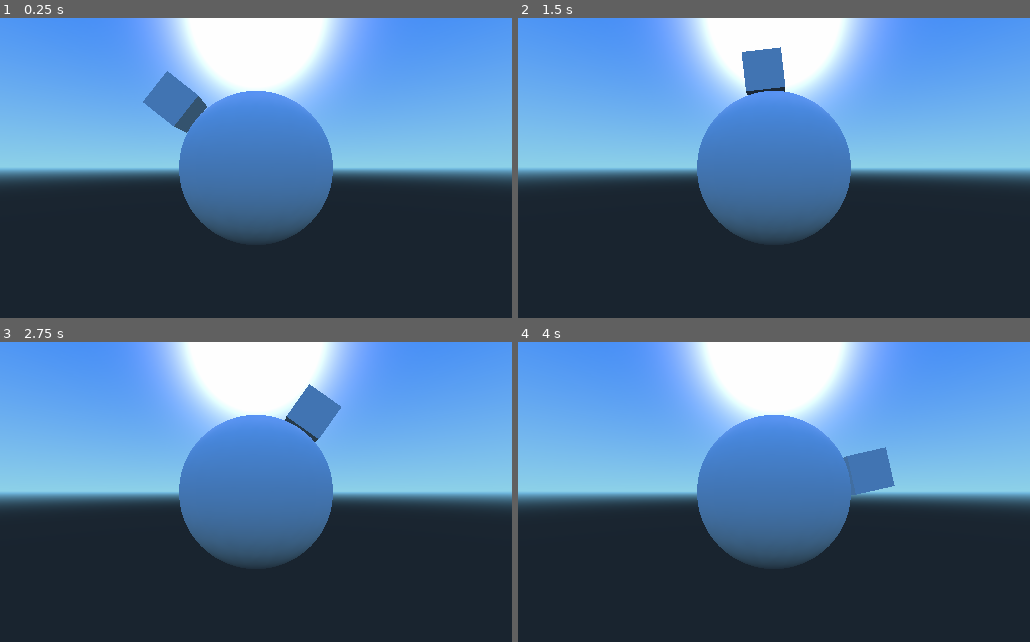
Above: before the commit, frames 1-4 (two rows, left to right).
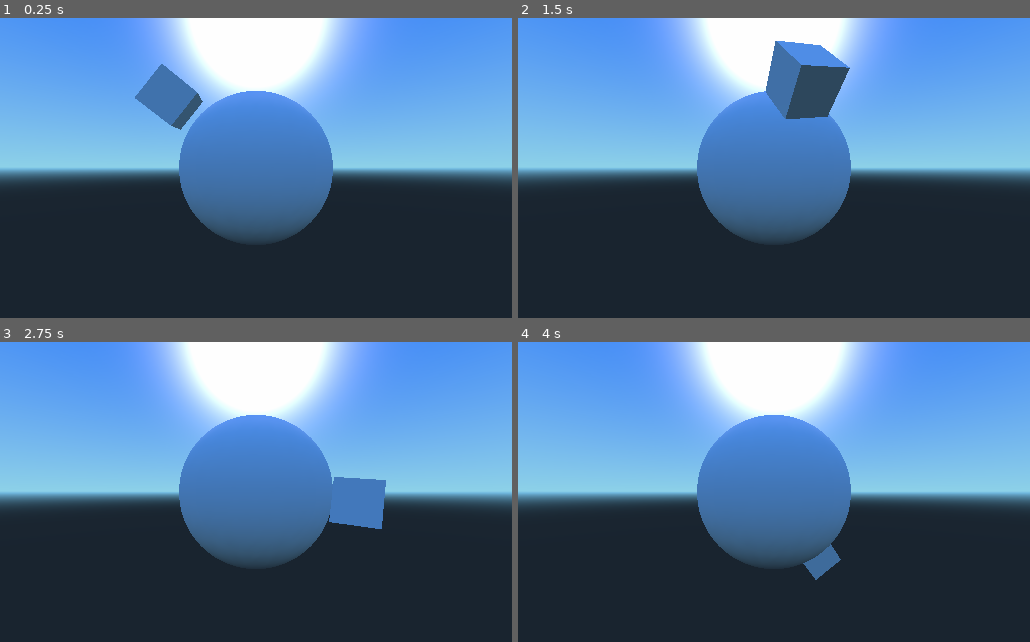
Above: after the commit, the same moments.

Repository: ComancheAk/RigidBody-Planetary-Physics-Correct-Stand-Up
Game: Godot game, scene res://demo.tscn
Same seed, same stepped clock (60 frames per second), same inputs: the game is played once before the commit and once after it.
Inputs:
- Up to frame 1 (0.25 s): no input
- Up to frame 2 (1.5 s): no input
- Up to frame 3 (2.75 s): no input
- Up to frame 4 (4 s): no input

The runs differ from the first frame. In frame 1, 0.6% of the frame differs, in the area x 26-41%, y 15-39%; in frame 2, 3.6%, in the area x 43-65%, y 7-34%; in frame 3, 2.7%; in frame 4, 1.5%.

Commit message:
xz-movement

Diff:
--- a/RigidBody.gd
+++ b/RigidBody.gd
@@ -11,7 +11,7 @@
 	target = state.transform
 	print(state.get_total_gravity()) #Information for testing
 	state.transform = orthonormalizePlanetary(target,gravityCentre)
-	state.set_linear_velocity(target.basis.x+state.get_total_gravity())
+	state.set_linear_velocity((target.basis.x+target.basis.z)+state.get_total_gravity())
 	pass
 
 func orthonormalizePlanetary(t,p):
